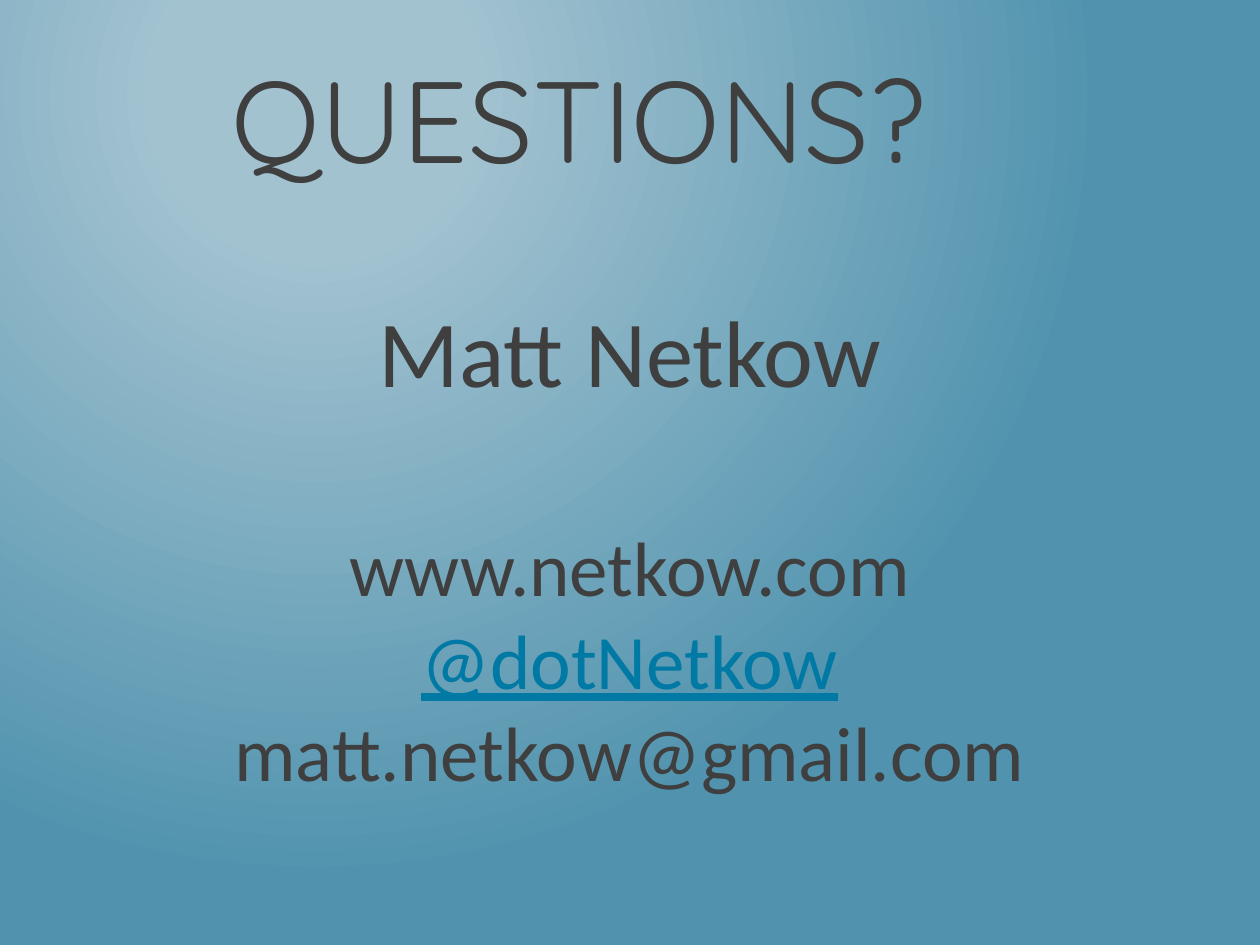
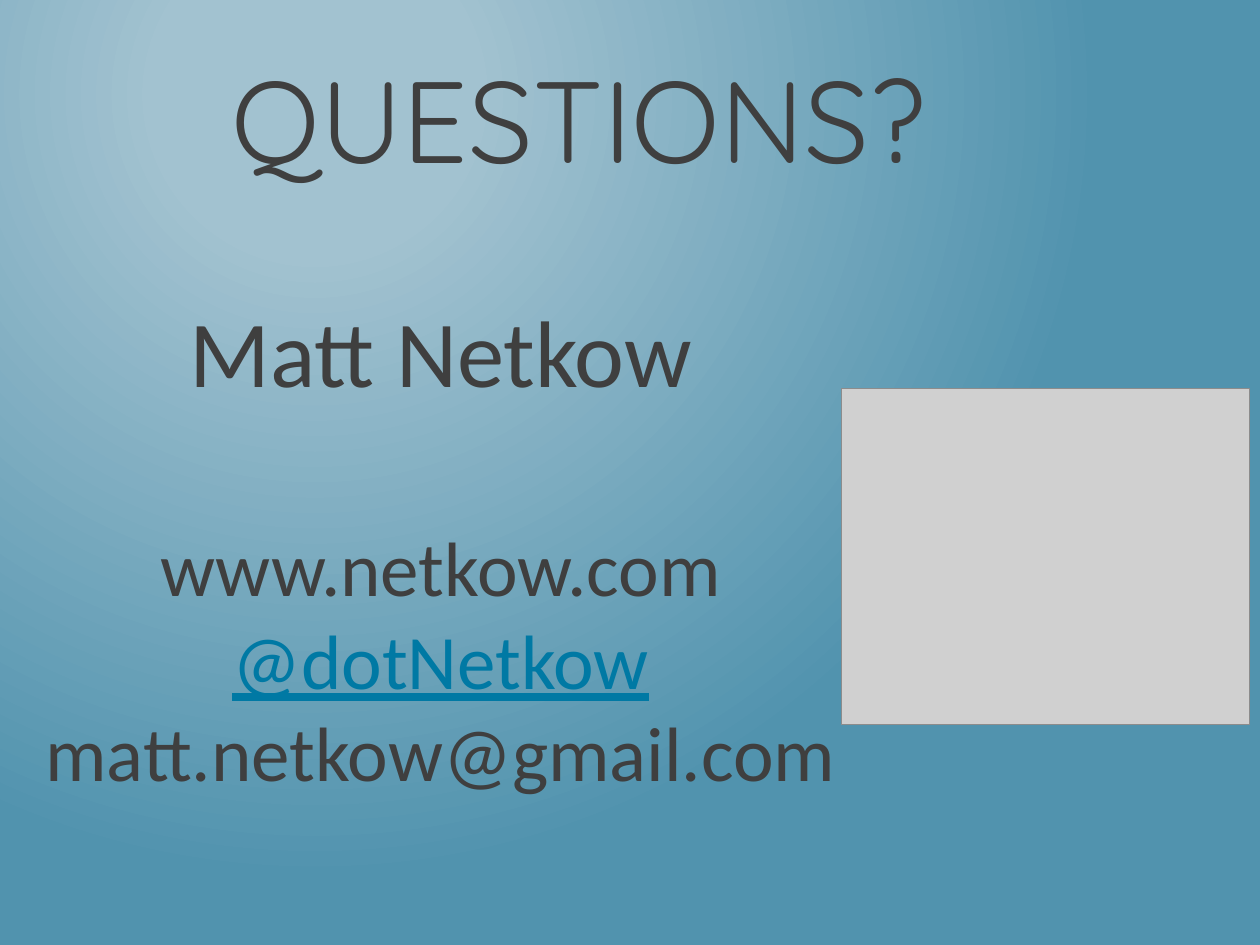
Before and after one commit to dotNetkow/Presentations, a slide deck: slide 33 of 2014-08-11 That Conference - Hybrid Apps/Building PhoneGap Mobile App w KendoUI.pptx (slide 32 before the commit). Drawn at 1260x945 pixels with LibreOffice and Linux fonts; fonts in the diff are those of the drawing; grey boxes stand for pictures. Boxes give left, top, right and bottom in pixels: in the first picture for what was removed or moved away, otherwise in the second. Text is boxed around its words. In the diff, an @@ line names an element or a change of style, - is before the commit and + after.

```diff
--- a/2014-08-11 That Conference - Hybrid Apps/Building PhoneGap Mobile App w KendoUI.pptx
+++ b/2014-08-11 That Conference - Hybrid Apps/Building PhoneGap Mobile App w KendoUI.pptx
@@ text "Matt Netkow": place and size @@
-text "Matt Netkow" at box(235, 321, 1025, 794)
+text "Matt Netkow" at box(46, 321, 836, 794)
@@ picture added at box(842, 388, 1250, 724) @@
```
Also in this commit, not shown: 6 other slides changed, 1 slide added, 1 other file.
